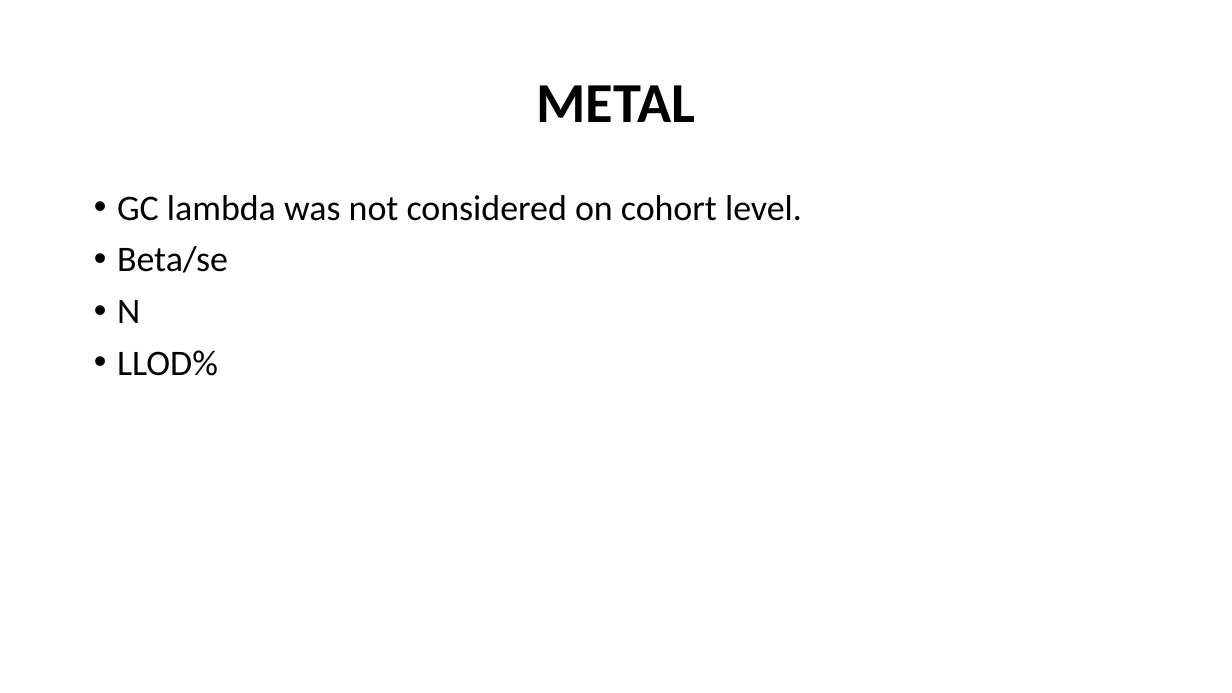
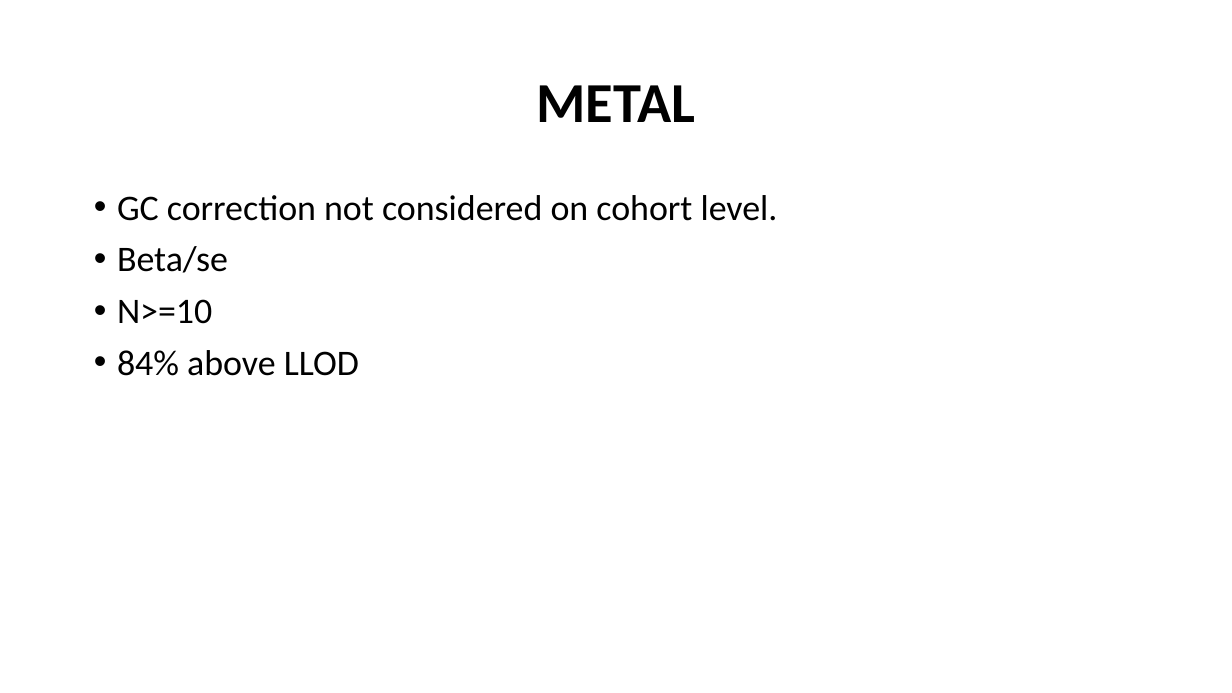
Before and after one commit to jinghuazhao/INF, a slide deck: slide 4 of doc/SCALLOP_INF1-120419.pptx (slide 7 before the commit). Drawn at 1232x693 pixels with LibreOffice and Linux fonts; fonts in the diff are those of the drawing. Boxes give left, top, right and bottom in pixels: in the first picture for what was removed or moved away, otherwise in the second. Text is boxed around its words. In the diff, an @@ line names an element or a change of style, - is before the commit and + after.

```diff
--- a/doc/SCALLOP_INF1-120419.pptx
+++ b/doc/SCALLOP_INF1-120419.pptx
@@ text at [117, 195, 778, 221]: text changed @@
-• GC lambda was not considered on cohort level.
+• GC correction not considered on cohort level.
@@ text at [117, 299, 359, 376]: text changed @@
-• N
-• LLOD%
+• N>=10
+• 84% above LLOD
```
Also in this commit, not shown: 9 other slides changed.
